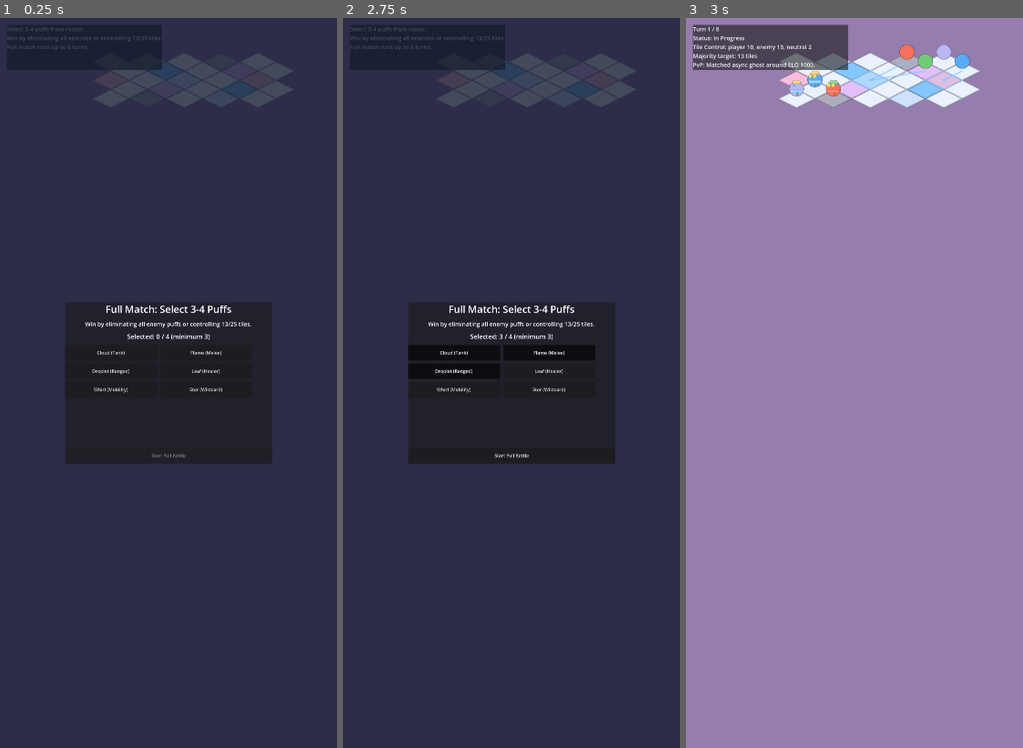
Above: before the commit, frames 1-3 (left to right).
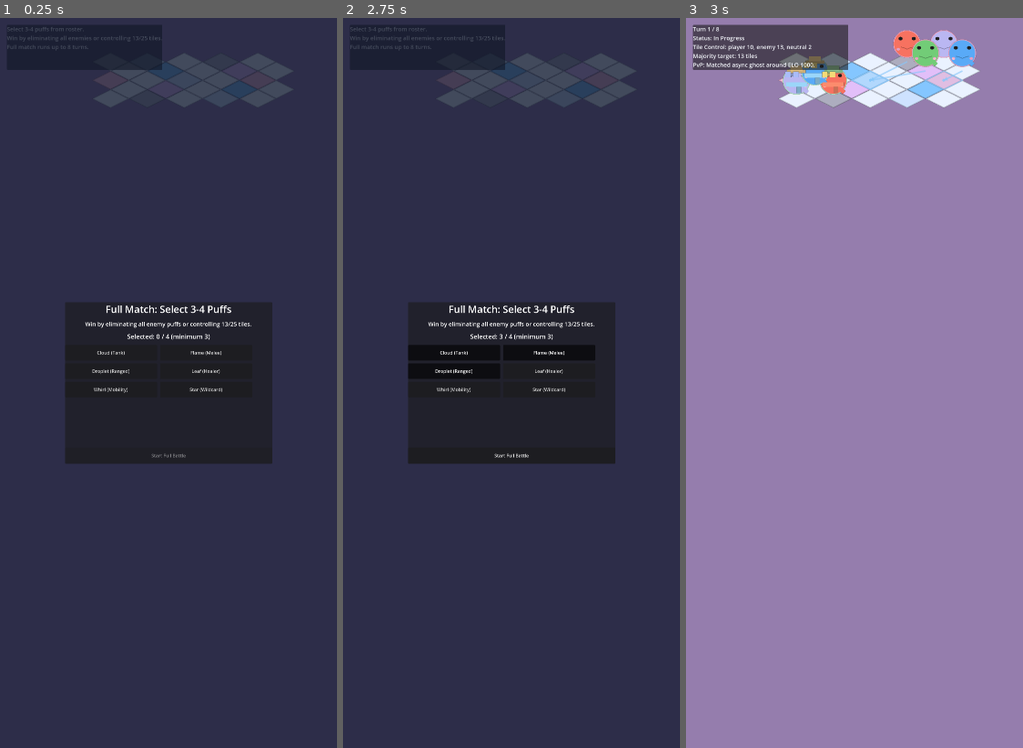
Above: after the commit, the same moments.

Repository: fivestar1103/puff-tactics
Game: Godot game, scene res://src/scenes/battle/FullBattle.tscn
The game is run twice, just before and just after one commit, with the same random seed, the same clock (stepped at 60 frames per second) and the same inputs. This scene is started directly instead of the project's main scene.
Inputs:
- Up to frame 1 (0.25 s): no input
- Up to frame 2 (2.75 s): click "Cloud (Tank)" at 0.5 s; click "Flame (Melee)" at 1.25 s; click "Droplet (Ranged)" at 2 s
- Up to frame 3 (3 s): click "Start Full Battle" at 2.75 s

Frames 1-2 are identical in both runs. In frame 3, 1.4% of the frame differs, in the area x 28-87%, y 1-11%.

Commit message:
feat(US-022): Puff visual upgrade with kawaii face and team ring

Diff:
--- a/ralph/prd.json
+++ b/ralph/prd.json
@@ -432,8 +432,8 @@
         "All .gd scripts have no syntax errors"
       ],
       "priority": 22,
-      "passes": false,
-      "notes": "",
+      "passes": true,
+      "notes": "Updated src/scripts/puffs/puff.gd to size placeholder rendering at 128px with 48px radius, 3px team ring, kawaii eyes/mouth/blush, and element badge; accessory textures now scale from 72px coordinates; collision shape and offsets adjusted; added exported team field + set_team() and wired team assignment in turn_manager, feed_item, full_battle, and puzzle_editor spawn paths.",
       "dependsOn": ["US-021"]
     },
     {
--- a/src/scripts/battle/full_battle.gd
+++ b/src/scripts/battle/full_battle.gd
@@ -644,6 +644,7 @@
 		return null
 
 	var puff: Puff = puff_variant
+	puff.set_team(team)
 	add_child(puff)
 	puff.name = "%s_%s_%d" % [str(team).capitalize(), _name_slug_from_data_path(data_path), unit_index + 1]
 
--- a/src/scripts/core/turn_manager.gd
+++ b/src/scripts/core/turn_manager.gd
@@ -279,11 +279,12 @@
 		return
 
 	var puff: Puff = puff_instance
+	var team: StringName = puff_config.get("team", TEAM_ENEMY)
+	puff.set_team(team)
 	var puff_parent: Node = get_parent() if get_parent() != null else self
 	puff_parent.add_child(puff)
 
 	var puff_data_path: String = str(puff_config.get("data_path", ""))
-	var team: StringName = puff_config.get("team", TEAM_ENEMY)
 	var puff_data_resource: Resource = _load_puff_data_for_team(puff_data_path, team)
 	if puff_data_resource != null:
 		puff.set_puff_data(puff_data_resource)
--- a/src/scripts/feed/feed_item.gd
+++ b/src/scripts/feed/feed_item.gd
@@ -400,6 +400,7 @@
 	var puff_data_resource: Resource = null
 	if not data_path.is_empty():
 		puff_data_resource = _load_puff_data_for_team(data_path, team)
+	puff.set_team(team)
 	puff_data_resource = _apply_snapshot_puff_overrides(puff_data_resource, puff_config)
 	if puff_data_resource != null:
 		puff.set_puff_data(puff_data_resource)
--- a/src/scripts/puffs/puff.gd
+++ b/src/scripts/puffs/puff.gd
@@ -1,9 +1,10 @@
 extends Area2D
 class_name Puff
 
-const PLACEHOLDER_TEXTURE_SIZE: int = 72
-const PLACEHOLDER_RADIUS: float = 26.0
-const PLACEHOLDER_BORDER_WIDTH: float = 2.0
+const PLACEHOLDER_TEXTURE_SIZE: int = 128
+const PLACEHOLDER_RADIUS: float = 48.0
+const PLACEHOLDER_BORDER_WIDTH: float = 3.0
+const ACCESSORY_REFERENCE_TEXTURE_SIZE: float = 72.0
 
 const ACCESSORY_SLOT_HAT: StringName = &"hat"
 const ACCESSORY_SLOT_SCARF: StringName = &"scarf"
@@ -12,6 +13,7 @@
 @export var puff_data: Resource
 @export var grid_cell: Vector2i = Vector2i.ZERO
 @export var battle_map_path: NodePath
+@export var team: StringName = &""
 
 @onready var sprite_2d: Sprite2D = $Sprite2D
 @onready var hat_sprite: Sprite2D = $HatSprite
@@ -35,6 +37,12 @@
 		_build_placeholder_visual()
 
 
+func set_team(side: StringName) -> void:
+	team = side
+	if is_node_ready():
+		_build_placeholder_visual()
+
+
 func set_grid_cell(cell: Vector2i) -> void:
 	grid_cell = cell
 	_update_position_from_cell()
@@ -56,8 +64,9 @@
 
 func _build_placeholder_visual() -> void:
 	var fill_color: Color = _resolve_element_color()
-	sprite_2d.texture = _create_placeholder_texture(fill_color)
-	sprite_2d.offset = Vector2(0.0, -34.0)
+	var ring_color: Color = _resolve_team_color()
+	sprite_2d.texture = _create_placeholder_texture(fill_color, ring_color)
+	sprite_2d.offset = Vector2(0.0, _placeholder_offset_y())
 	_apply_accessory_visuals(fill_color)
 
 
@@ -75,7 +84,7 @@
 		if not (sprite_variant is Sprite2D):
 			continue
 		var accessory_sprite: Sprite2D = sprite_variant
-		accessory_sprite.offset = Vector2(0.0, -34.0)
+		accessory_sprite.offset = Vector2(0.0, _placeholder_offset_y())
 
 		var accessory: Resource = _resolve_equipped_accessory(slot_key)
 		if accessory == null:
@@ -134,28 +143,41 @@
 			return null
 
 
+func _accessory_scale() -> float:
+	return float(PLACEHOLDER_TEXTURE_SIZE) / ACCESSORY_REFERENCE_TEXTURE_SIZE
+
+
+func _paint_scaled_rect(image: Image, left: float, top: float, right: float, bottom: float, color: Color) -> void:
+	var scale: float = _accessory_scale()
+	var scaled_left: int = int(round(left * scale))
+	var scaled_top: int = int(round(top * scale))
+	var scaled_right: int = int(round(right * scale))
+	var scaled_bottom: int = int(round(bottom * scale))
+	_paint_rect(image, scaled_left, scaled_top, scaled_right, scaled_bottom, color)
+
+
 func _create_hat_texture(tint_color: Color) -> Texture2D:
 	var image: Image = _create_empty_accessory_image()
 	var brim_color: Color = tint_color.darkened(0.18)
-	_paint_rect(image, 18, 14, 54, 21, brim_color)
-	_paint_rect(image, 24, 6, 48, 16, tint_color)
+	_paint_scaled_rect(image, 18.0, 14.0, 54.0, 21.0, brim_color)
+	_paint_scaled_rect(image, 24.0, 6.0, 48.0, 16.0, tint_color)
 	return ImageTexture.create_from_image(image)
 
 
 func _create_scarf_texture(tint_color: Color) -> Texture2D:
 	var image: Image = _create_empty_accessory_image()
 	var fold_color: Color = tint_color.darkened(0.2)
-	_paint_rect(image, 15, 39, 57, 48, tint_color)
-	_paint_rect(image, 36, 47, 45, 60, fold_color)
+	_paint_scaled_rect(image, 15.0, 39.0, 57.0, 48.0, tint_color)
+	_paint_scaled_rect(image, 36.0, 47.0, 45.0, 60.0, fold_color)
 	return ImageTexture.create_from_image(image)
 
 
 func _create_ribbon_texture(tint_color: Color) -> Texture2D:
 	var image: Image = _create_empty_accessory_image()
 	var knot_color: Color = tint_color.darkened(0.22)
-	_paint_rect(image, 14, 18, 25, 29, tint_color)
-	_paint_rect(image, 29, 18, 40, 29, tint_color)
-	_paint_rect(image, 24, 21, 30, 27, knot_color)
+	_paint_scaled_rect(image, 14.0, 18.0, 25.0, 29.0, tint_color)
+	_paint_scaled_rect(image, 29.0, 18.0, 40.0, 29.0, tint_color)
+	_paint_scaled_rect(image, 24.0, 21.0, 30.0, 27.0, knot_color)
 	return ImageTexture.create_from_image(image)
 
 
@@ -170,24 +192,11 @@
 	return image
 
 
-func _paint_rect(image: Image, left: int, top: int, right: int, bottom: int, color: Color) -> void:
-	if image == null:
-		return
-	var clamped_left: int = clampi(left, 0, PLACEHOLDER_TEXTURE_SIZE)
-	var clamped_top: int = clampi(top, 0, PLACEHOLDER_TEXTURE_SIZE)
-	var clamped_right: int = clampi(right, 0, PLACEHOLDER_TEXTURE_SIZE)
-	var clamped_bottom: int = clampi(bottom, 0, PLACEHOLDER_TEXTURE_SIZE)
-
-	for y in range(clamped_top, clamped_bottom):
-		for x in range(clamped_left, clamped_right):
-			image.set_pixel(x, y, color)
-
-
 func _configure_collision_shape() -> void:
 	var shape: CircleShape2D = CircleShape2D.new()
 	shape.radius = PLACEHOLDER_RADIUS
 	collision_shape_2d.shape = shape
-	collision_shape_2d.position = Vector2(0.0, -34.0)
+	collision_shape_2d.position = Vector2(0.0, _placeholder_offset_y())
 
 
 func _update_position_from_cell() -> void:
@@ -222,6 +231,23 @@
 			return Constants.COLOR_BG_SOFT
 
 
+func _resolve_team_color() -> Color:
+	var team_name: String = String(team).to_lower()
+	if team_name.is_empty():
+		var node_name: String = name.to_lower()
+		if node_name.find("enemy") >= 0:
+			return Constants.COLOR_TEAM_ENEMY
+		if node_name.find("player") >= 0:
+			return Constants.COLOR_TEAM_PLAYER
+		return Constants.COLOR_TEAM_PLAYER
+
+	if team_name == "player" or team_name == "friendly":
+		return Constants.COLOR_TEAM_PLAYER
+	if team_name == "enemy":
+		return Constants.COLOR_TEAM_ENEMY
+	return Constants.COLOR_TEAM_PLAYER
+
+
 func _resolve_tile_map_layer() -> TileMapLayer:
 	if _battle_map is TileMapLayer:
 		return _battle_map
@@ -238,7 +264,11 @@
 	return Constants.Element.STAR
 
 
-func _create_placeholder_texture(fill_color: Color) -> Texture2D:
+func _placeholder_offset_y() -> float:
+	return -float(PLACEHOLDER_TEXTURE_SIZE) * 0.5 + 2.0
+
+
+func _create_placeholder_texture(fill_color: Color, ring_color: Color) -> Texture2D:
 	var image: Image = Image.create(
 		PLACEHOLDER_TEXTURE_SIZE,
 		PLACEHOLDER_TEXTURE_SIZE,
@@ -251,16 +281,103 @@
 		float(PLACEHOLDER_TEXTURE_SIZE) * 0.5,
 		float(PLACEHOLDER_TEXTURE_SIZE) * 0.5
 	)
-	var outline_color: Color = fill_color.darkened(0.25)
 
 	for y in PLACEHOLDER_TEXTURE_SIZE:
 		for x in PLACEHOLDER_TEXTURE_SIZE:
 			var pixel_center: Vector2 = Vector2(float(x) + 0.5, float(y) + 0.5)
 			var distance_to_center: float = pixel_center.distance_to(center)
 			if distance_to_center <= PLACEHOLDER_RADIUS:
-				var pixel_color: Color = fill_color
 				if distance_to_center > (PLACEHOLDER_RADIUS - PLACEHOLDER_BORDER_WIDTH):
-					pixel_color = outline_color
-				image.set_pixel(x, y, pixel_color)
+					image.set_pixel(x, y, ring_color)
+				else:
+					image.set_pixel(x, y, fill_color)
+
+	var face_dark: Color = fill_color.darkened(0.15)
+	var blush_color: Color = Color8(251, 168, 198, 200)
+	_paint_kawaii_face(image, face_dark, blush_color)
+	_paint_element_badge(image, _resolve_element_color())
 
 	return ImageTexture.create_from_image(image)
+
+
+func _paint_kawaii_face(image: Image, face_color: Color, blush_color: Color) -> void:
+	var center_x: int = PLACEHOLDER_TEXTURE_SIZE / 2
+	var eye_y: int = int(round(float(PLACEHOLDER_TEXTURE_SIZE) * 0.35))
+	var eye_spacing: int = int(round(float(PLACEHOLDER_TEXTURE_SIZE) * 0.18))
+	var eye_radius_x: int = int(round(float(PLACEHOLDER_TEXTURE_SIZE) * 0.055))
+	var eye_radius_y: int = int(round(float(PLACEHOLDER_TEXTURE_SIZE) * 0.048))
+	var eye_color: Color = Color(0.12, 0.12, 0.12, 1.0)
+
+	_paint_ellipse(image, center_x - eye_spacing, eye_y, max(1, eye_radius_x), max(1, eye_radius_y), eye_color)
+	_paint_ellipse(image, center_x + eye_spacing, eye_y, max(1, eye_radius_x), max(1, eye_radius_y), eye_color)
+
+	var smile_center_y: int = int(round(float(PLACEHOLDER_TEXTURE_SIZE) * 0.58))
+	var smile_half_width: int = int(round(float(PLACEHOLDER_TEXTURE_SIZE) * 0.17))
+	var smile_curve: int = int(round(float(PLACEHOLDER_TEXTURE_SIZE) * 0.055))
+	var smile_color: Color = face_color.darkened(0.24)
+	for offset_x in range(-smile_half_width, smile_half_width + 1):
+		var normalized: float = float(abs(offset_x)) / float(max(smile_half_width, 1))
+		var y_offset: int = int(round(smile_curve * pow(1.0 - normalized, 1.4)))
+		_set_pixel_safe(image, center_x + offset_x, smile_center_y + y_offset, smile_color)
+		_set_pixel_safe(image, center_x + offset_x, smile_center_y + y_offset + 1, smile_color)
+
+	var cheek_y: int = int(round(float(PLACEHOLDER_TEXTURE_SIZE) * 0.64))
+	var cheek_radius_x: int = int(round(float(PLACEHOLDER_TEXTURE_SIZE) * 0.048))
+	var cheek_radius_y: int = int(round(float(PLACEHOLDER_TEXTURE_SIZE) * 0.038))
+	var cheek_dx: int = int(round(float(PLACEHOLDER_TEXTURE_SIZE) * 0.245))
+	_paint_ellipse(image, center_x - cheek_dx, cheek_y, max(1, cheek_radius_x), max(1, cheek_radius_y), blush_color)
+	_paint_ellipse(image, center_x + cheek_dx, cheek_y, max(1, cheek_radius_x), max(1, cheek_radius_y), blush_color)
+
+
+func _paint_element_badge(image: Image, badge_color: Color) -> void:
+	var badge_radius: int = int(max(10, round(float(PLACEHOLDER_TEXTURE_SIZE) * 0.08)))
+	var badge_x: int = int(round(float(PLACEHOLDER_TEXTURE_SIZE) * 0.75))
+	var badge_y: int = int(round(float(PLACEHOLDER_TEXTURE_SIZE) * 0.77))
+	var badge_outline: int = max(2, badge_radius - 1)
+	_paint_diamond(image, badge_x, badge_y, badge_outline, Color8(255, 255, 255, 160))
+	_paint_diamond(image, badge_x, badge_y, badge_radius, badge_color)
+
+
+func _paint_diamond(image: Image, center_x: int, center_y: int, radius: int, color: Color) -> void:
+	var clamped_radius: int = max(1, radius)
+	for y in range(-clamped_radius, clamped_radius + 1):
+		for x in range(-clamped_radius, clamped_radius + 1):
+			if abs(x) + abs(y) <= clamped_radius:
+				_set_pixel_safe(image, center_x + x, center_y + y, color)
+
+
+func _paint_ellipse(image: Image, center_x: int, center_y: int, radius_x: int, radius_y: int, color: Color) -> void:
+	if radius_x <= 0 or radius_y <= 0:
+		return
+
+	var radius_x_float: float = max(1.0, float(radius_x))
+	var radius_y_float: float = max(1.0, float(radius_y))
+	var radius_x_sq: float = radius_x_float * radius_x_float
+	var radius_y_sq: float = radius_y_float * radius_y_float
+
+	for y_offset in range(-radius_y, radius_y + 1):
+		for x_offset in range(-radius_x, radius_x + 1):
+			var normalized: float = (float(x_offset * x_offset) / radius_x_sq) + (float(y_offset * y_offset) / radius_y_sq)
+			if normalized <= 1.0:
+				_set_pixel_safe(image, center_x + x_offset, center_y + y_offset, color)
+
+
+func _paint_rect(image: Image, left: int, top: int, right: int, bottom: int, color: Color) -> void:
+	if image == null:
+		return
+	var clamped_left: int = clampi(left, 0, PLACEHOLDER_TEXTURE_SIZE)
+	var clamped_top: int = clampi(top, 0, PLACEHOLDER_TEXTURE_SIZE)
+	var clamped_right: int = clampi(right, 0, PLACEHOLDER_TEXTURE_SIZE)
+	var clamped_bottom: int = clampi(bottom, 0, PLACEHOLDER_TEXTURE_SIZE)
+
+	for y in range(clamped_top, clamped_bottom):
+		for x in range(clamped_left, clamped_right):
+			_set_pixel_safe(image, x, y, color)
+
+
+func _set_pixel_safe(image: Image, x: int, y: int, color: Color) -> void:
+	if x < 0 or y < 0:
+		return
+	if x >= PLACEHOLDER_TEXTURE_SIZE or y >= PLACEHOLDER_TEXTURE_SIZE:
+		return
+	image.set_pixel(x, y, color)
--- a/src/scripts/ui/puzzle_editor.gd
+++ b/src/scripts/ui/puzzle_editor.gd
@@ -427,9 +427,13 @@
 			puff_variant.queue_free()
 			return
 		puff_node = puff_variant
+		puff_node.set_team(_normalize_team(puff_state.get("team", TEAM_ENEMY)))
 		board_root.add_child(puff_node)
 		puff_state["node"] = puff_node
 		_puff_state_by_id[puff_id] = puff_state
+
+	if is_instance_valid(puff_node):
+		puff_node.set_team(_normalize_team(puff_state.get("team", TEAM_ENEMY)))
 
 	var puff_data: Resource = _build_runtime_puff_data(puff_state)
 	if puff_data != null:
Not shown, changed: progress.txt
Not shown, changed: AGENTS.md
